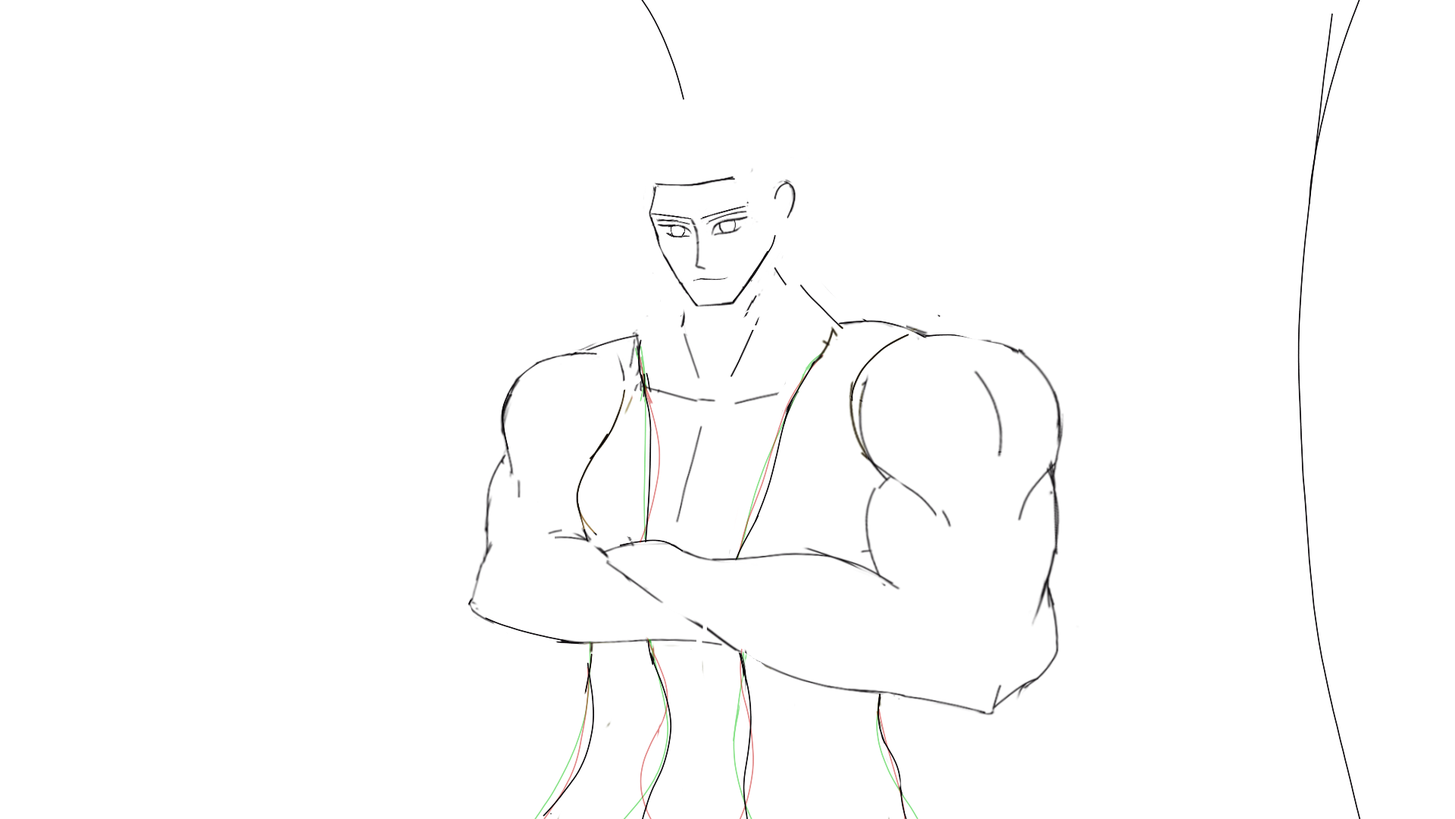
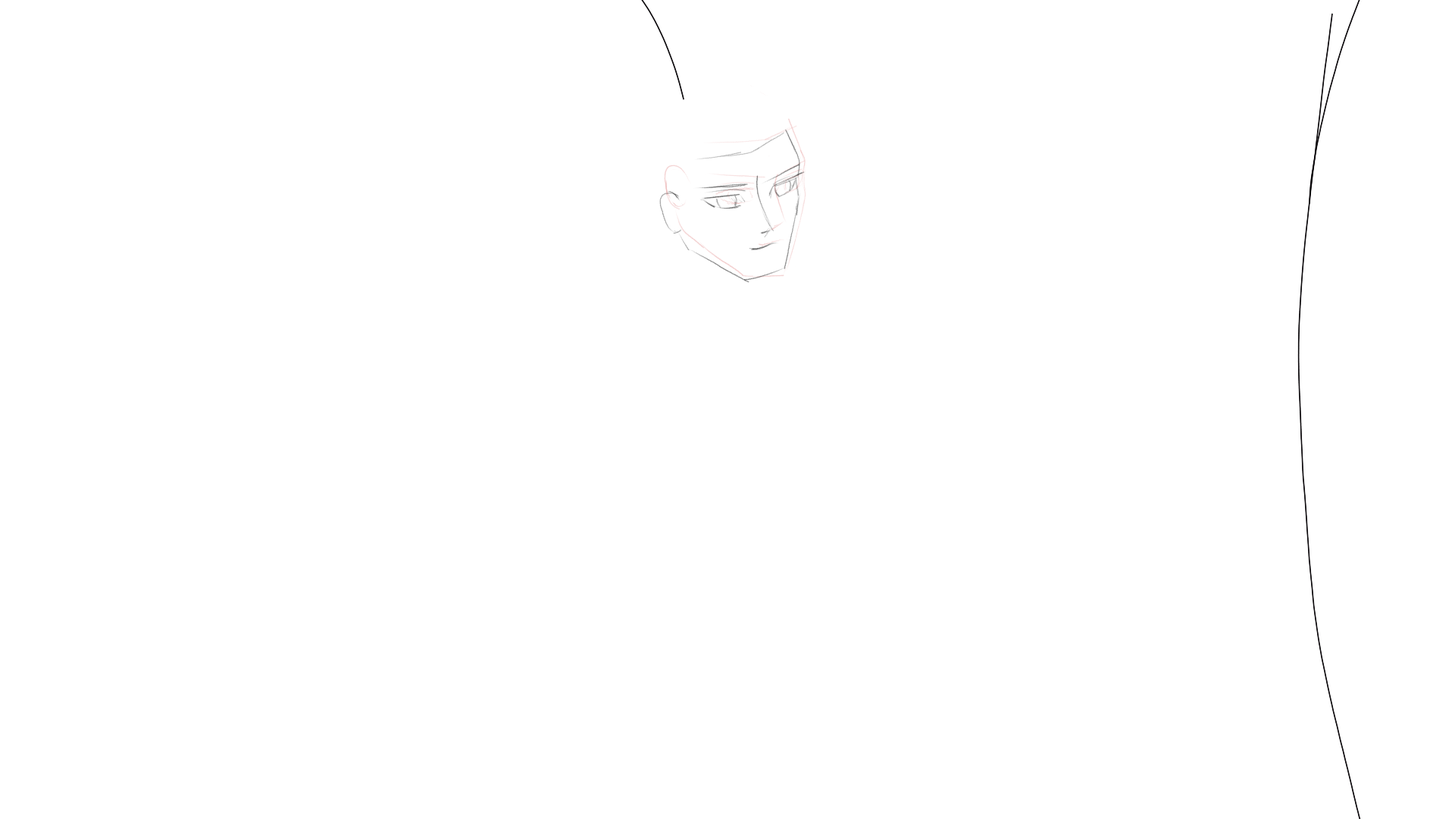
Layer changes from the first w=1455, h=819 image to the second:
hid group "Group 5" (5 layers), opacity 100% → 18% over box(467, 84, 1080, 819)
hid "Shirt2", painted on it over box(485, 291, 971, 819)
